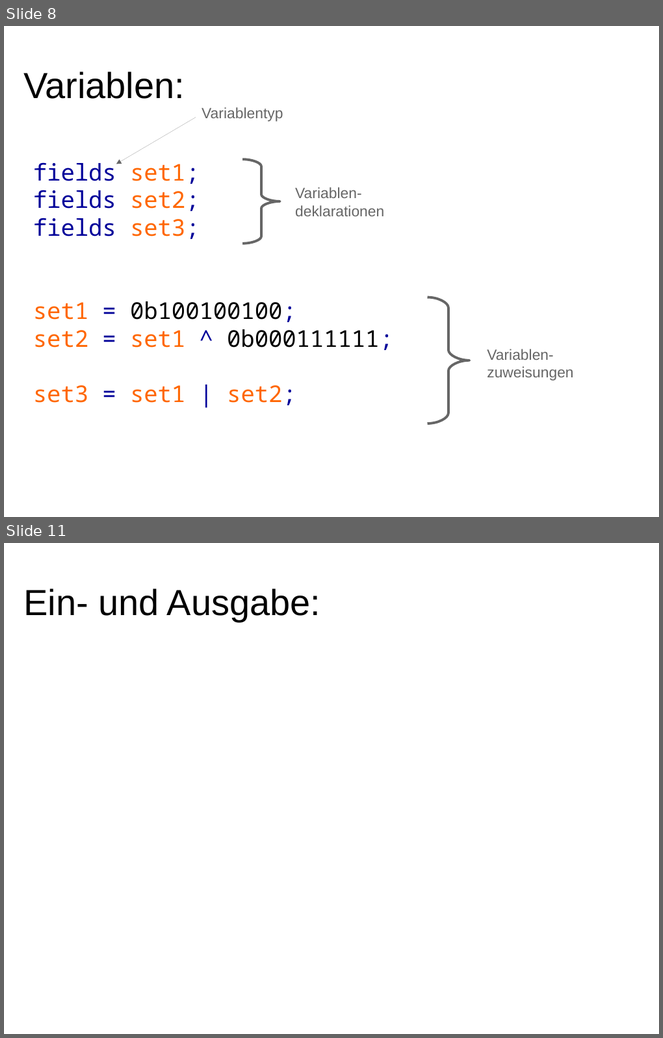
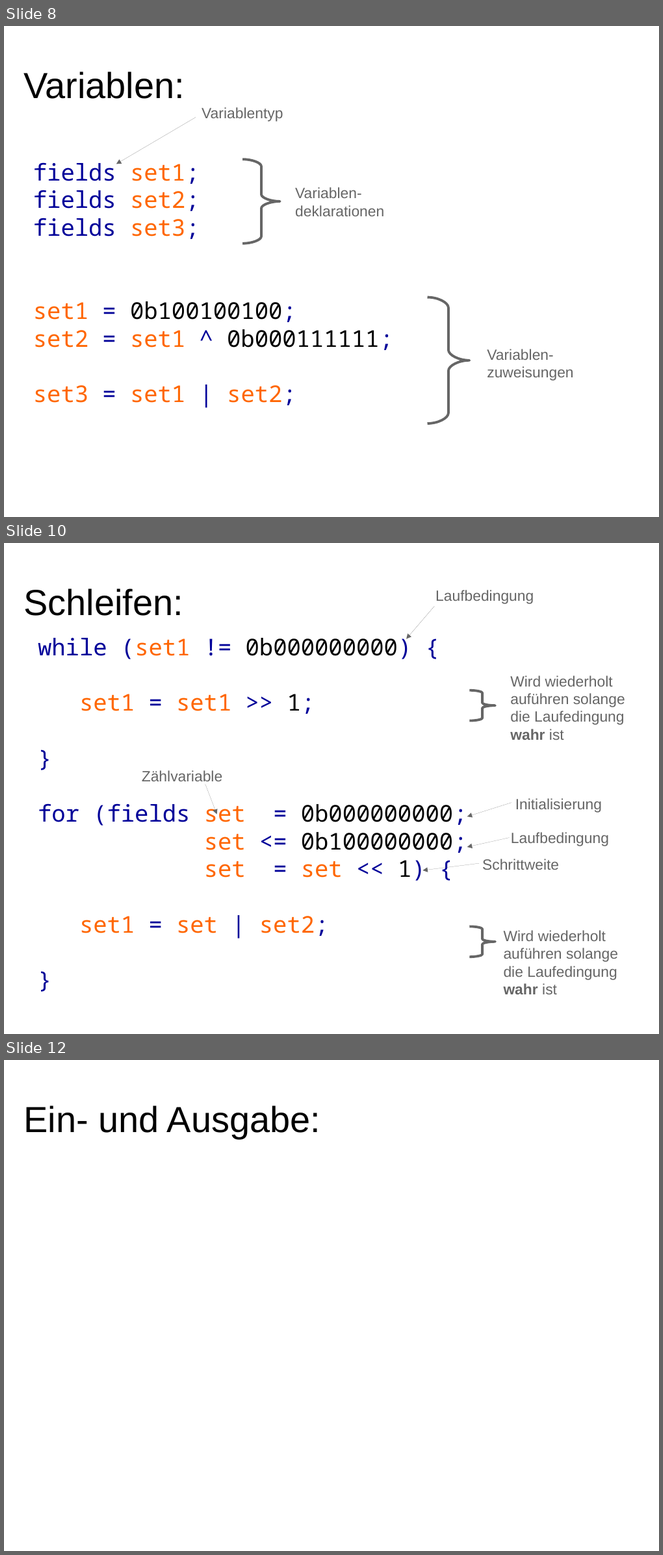
Before and after one commit to hotwolf/TicTacToe, a slide deck: Workshop/Software.odp. Shown one above the other, each under a label of ours: slides 8 and 11 before the commit, slides 8, 10 and 12 after it; the slides between them are not shown. The pictures are 663x1038 and 663x1555 pixels, drawn with LibreOffice and Linux fonts; fonts in the diff are those of the drawing. Boxes give left, top, right and bottom in pixels: in the first picture for what was removed or moved away, otherwise in the second. Text is boxed around its words. In the diff, an @@ line names an element or a change of style, - is before the commit and + after.

```diff
--- a/Workshop/Software.odp
+++ b/Workshop/Software.odp
@@ slide 10 added at (4,543,659,1034), background #FFFFFF @@
@@ text added at (24,589,183,616), 44 pt, text #000000 @@
+Schleifen:
@@ text added at (436,590,534,604), 18 pt, text #666666 @@
+Laufbedingung
@@ arrow added from (434, 606) to (406, 639), #666666 0 pt @@
@@ text added at (38,633,467,936), 28 pt, text #000099 @@
+while (set1 != 0b000000000) {
+set1 = set1 >> 1;
+}
+for (fields set = 0b000000000;
+set <= 0b100000000;
+set = set << 1) {
+set1 = set | set2;
+}
@@ text added at (510,676,625,740), 18 pt, text #666666 @@
+Wird wiederholt auführen solange
+die Laufedingung wahr ist
@@ freeform shape added at (469,691,495,720), outline #666666 3 pt @@
@@ text added at (142,771,222,782), 18 pt, text #666666 @@
+Zählvariable
@@ arrow added from (206, 784) to (217, 815), #666666 0 pt @@
@@ arrow added from (512, 803) to (467, 817), #666666 0 pt @@
@@ text added at (516,798,602,813), 18 pt, text #666666 @@
+Initialisierung
@@ text added at (511,832,609,847), 18 pt, text #666666 @@
+Laufbedingung
@@ arrow added from (509, 838) to (467, 847), #666666 0 pt @@
@@ arrow added from (479, 863) to (423, 871), #666666 0 pt @@
@@ text added at (482,859,559,870), 18 pt, text #666666 @@
+Schrittweite
@@ freeform shape added at (469,927,495,958), outline #666666 3 pt @@
@@ text added at (504,930,618,995), 18 pt, text #666666 @@
+Wird wiederholt auführen solange
+die Laufedingung wahr ist
@@ what was slide 11 is now slide 12 @@
```
Also in this commit, not shown: 1 slide changed, 1 other slide added, 1 slide removed.
